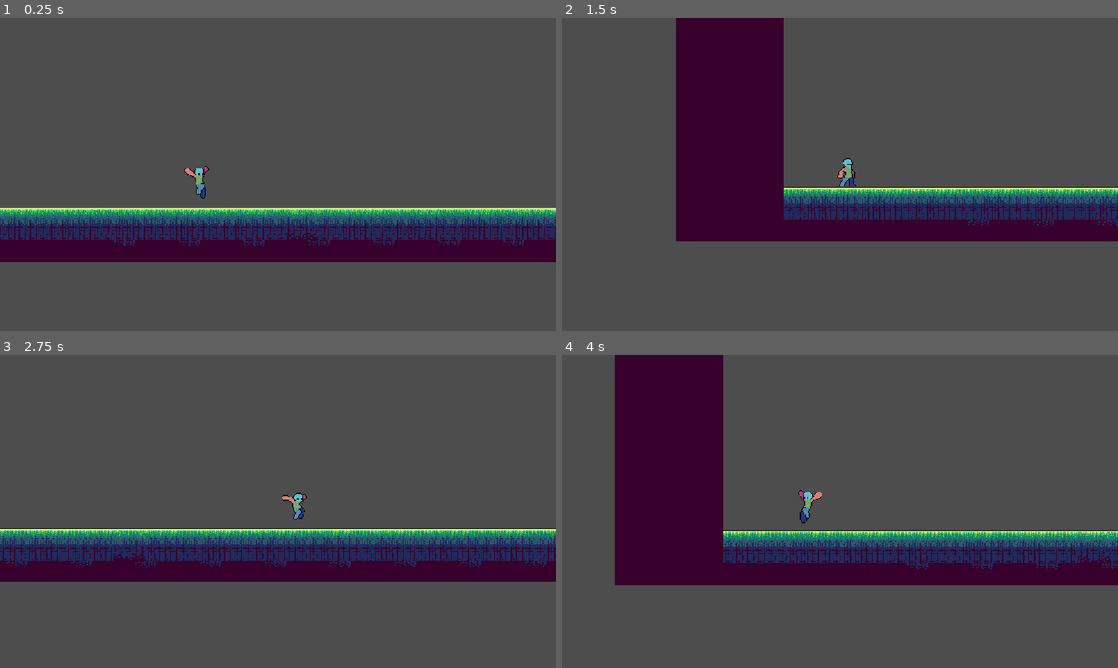
Above: before the commit, frames 1-4 (two rows, left to right).
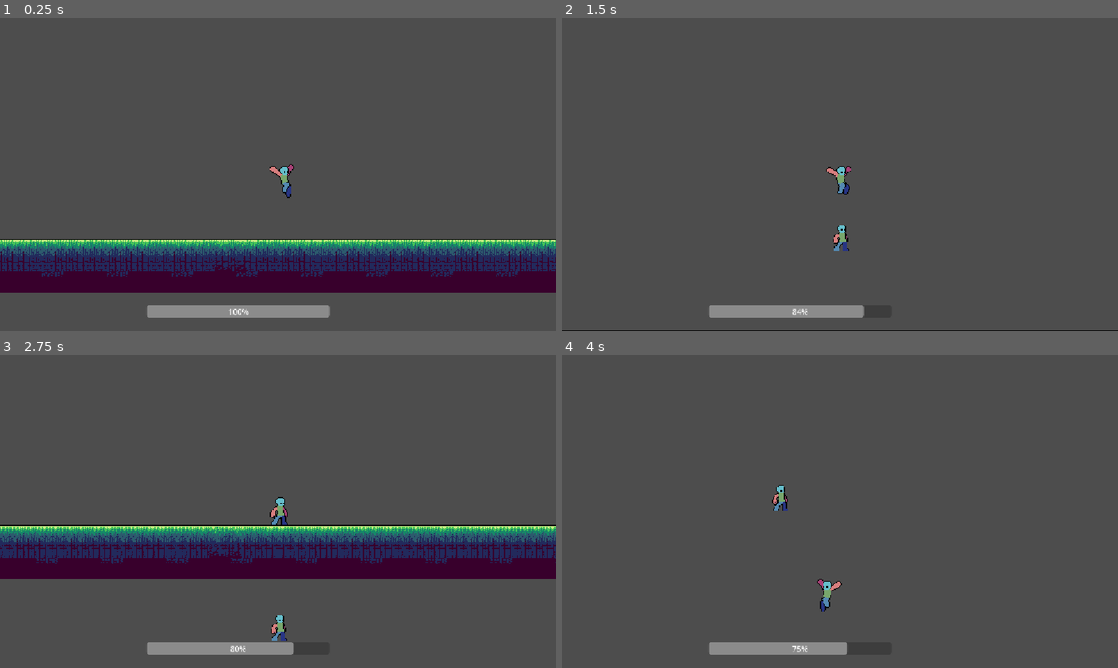
Above: after the commit, the same moments.

Repository: Arturoo-mp4/Anterin_Gw_Pulang
Game: Godot game, scene res://scene/main.tscn
The game is run twice, just before and just after one commit, with the same random seed, the same clock (stepped at 60 frames per second) and the same inputs. The project has no main scene, so this scene is started directly.
Inputs:
- Up to frame 1 (0.25 s): no input
- Up to frame 2 (1.5 s): tap Enter (ui_accept) at 0.5, 0.77 s; tap P (remote_control) at 0.6 s; tap W (atas) at 1.35 s
- Up to frame 3 (2.75 s): tap Enter (ui_accept) at 1.52 s; tap P (remote_control) at 1.55, 2.3 s; hold S (bawah) from 2.03 s (still down)
- Up to frame 4 (4 s): release S (bawah) at 2.78 s; tap D (kanan) at 2.85 s; tap Enter (ui_accept) at 3.02, 3.77 s; tap P (remote_control) at 3.05, 3.8 s; hold A (kiri) from 3.53 s (still down)

The runs differ from the first frame. In frame 1, 28% of the frame differs, in the area x 0-100%, y 46-96%; in frame 2, 26%; in frame 3, 9.8%; in frame 4, 28%, in the area x 9-100%, y 0-96%.

Commit message:
remote control 90% complete

Diff:
--- a/scene/felix.tscn
+++ b/scene/felix.tscn
@@ -396,3 +396,4 @@
 shape = SubResource("RectangleShape2D_b4uca")
 
 [node name="Marcel" parent="." unique_id=1853913015 instance=ExtResource("8_kguvw")]
+scale = Vector2(1.2, 1.2)
--- a/scene/main.tscn
+++ b/scene/main.tscn
@@ -677,3 +677,12 @@
 [node name="TileMapLayer" type="TileMapLayer" parent="." unique_id=694962048]
 tile_map_data = PackedByteArray("AAD6/wIAAAAEAAAAAAD6/wMAAAAEAAEAAAD6/wQAAAAEAAIAAAD7/wIAAAABAAAAAAD7/wMAAAABAAEAAAD7/w …(19344 unchanged characters)…
 tile_set = SubResource("TileSet_lvwo2")
+
+[node name="CanvasLayer" type="CanvasLayer" parent="." unique_id=473627226]
+
+[node name="ProgressBar" type="ProgressBar" parent="CanvasLayer" unique_id=1201161780]
+offset_left = 304.0
+offset_top = 594.0
+offset_right = 683.0
+offset_bottom = 621.0
+value = 100.0
--- a/script/felix.gd
+++ b/script/felix.gd
@@ -8,8 +8,12 @@
 
 @onready var marcel: CharacterBody2D = $Marcel
 var controller := false
-var remote_skill_pressed := false
+
 var max_energy := 100.0
+
+@onready var progress_bar: ProgressBar = $"../CanvasLayer/ProgressBar"
+@onready var camera: Camera2D = $Camera2D
+
 
 enum State{
 	IDLE,
@@ -42,9 +46,9 @@
 
 
 func _physics_process(delta: float) -> void:
-	print(position)
-	if controller:
-		return
+
+	progress_bar.value = energy
+
 	if not is_on_floor():
 		velocity += get_gravity() * delta
 
@@ -61,7 +65,7 @@
 	if Input.is_action_pressed("ui_accept") and is_on_floor():
 		velocity.y = jump
 
-	#state
+#state
 	if not is_on_floor():
 		if velocity.y < 0:
 			change_state(State.JUMP)
@@ -76,23 +80,35 @@
 	#flip current_horizon
 	sprite_anim.flip_h = current_horizon < 0
 
+
+#remote
+	if Input.is_action_just_pressed("remote_control"):
+		controller = !controller
+		if controller:
+			start_remote()
+		else:
+			end_remote()
+	if controller:
+		speed = 0
+		energy -= 0.3
+		if energy <= 0:
+			end_remote()
+	else:
+		energy += 0.1
+		if energy >= 100:
+			energy = 100
 	move_and_slide()
 
+#skill remote_control
+func start_remote():
+	if energy <= 0:
+		end_remote()
+	controller = true
+	marcel.remote_active(global_position)
 
-	if Input.is_action_just_pressed("remote_control"):
-		remote_skill_pressed = !remote_skill_pressed
-		print(remote_skill_pressed)
-
-	if remote_skill_pressed:
-		controller = true
-		energy = max_energy
-		marcel.on_remoted(global_position)
-	if controller:
-		energy -= delta
-
-
-	if energy >= 0 or not remote_skill_pressed:
-		controller = false
-		marcel.remote_deactived()
-		velocity = Vector2.ZERO
-		global_position = marcel.global_position
+func end_remote():
+	controller = false
+	global_position = marcel.global_position
+	velocity = Vector2.ZERO
+	marcel.remote_deactived()
+	speed = 400
--- a/script/marcel.gd
+++ b/script/marcel.gd
@@ -7,6 +7,8 @@
 
 func _ready() -> void:
 	top_level = true
+	remote_deactived()
+	hitbox.set_deferred("disabled", true)
 
 func _physics_process(delta: float) -> void:
 	if  on_control:
@@ -23,12 +25,13 @@
 
 	move_and_slide()
 
-func on_remoted(pos: Vector2):
+func remote_active(pos: Vector2):
 	global_position = pos
-	on_control = true
+	on_control = false
 	show()
 
+
 func remote_deactived():
-	on_control = false
+	on_control = true
 	hide()
 	velocity = Vector2.ZERO
